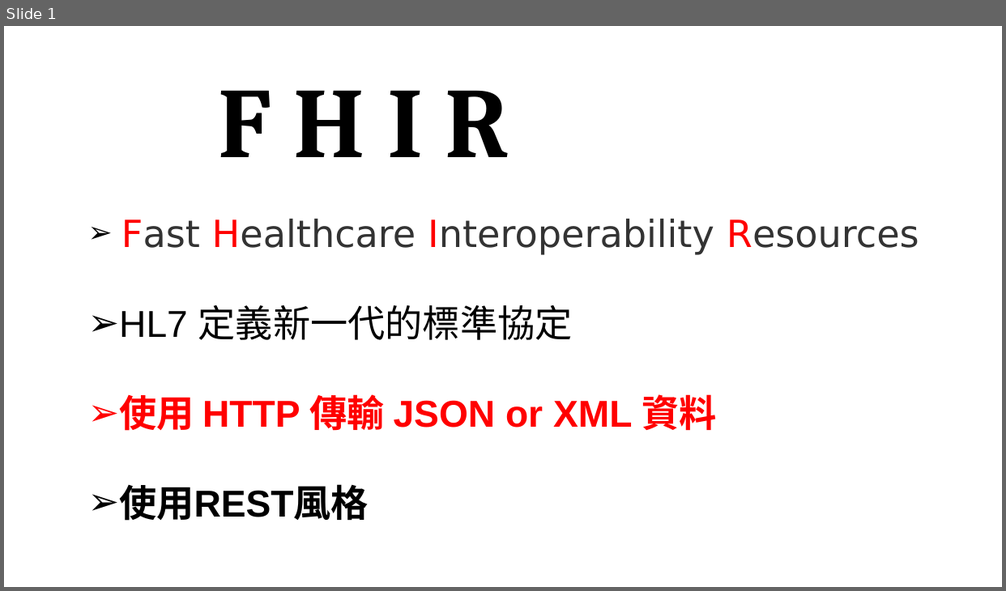
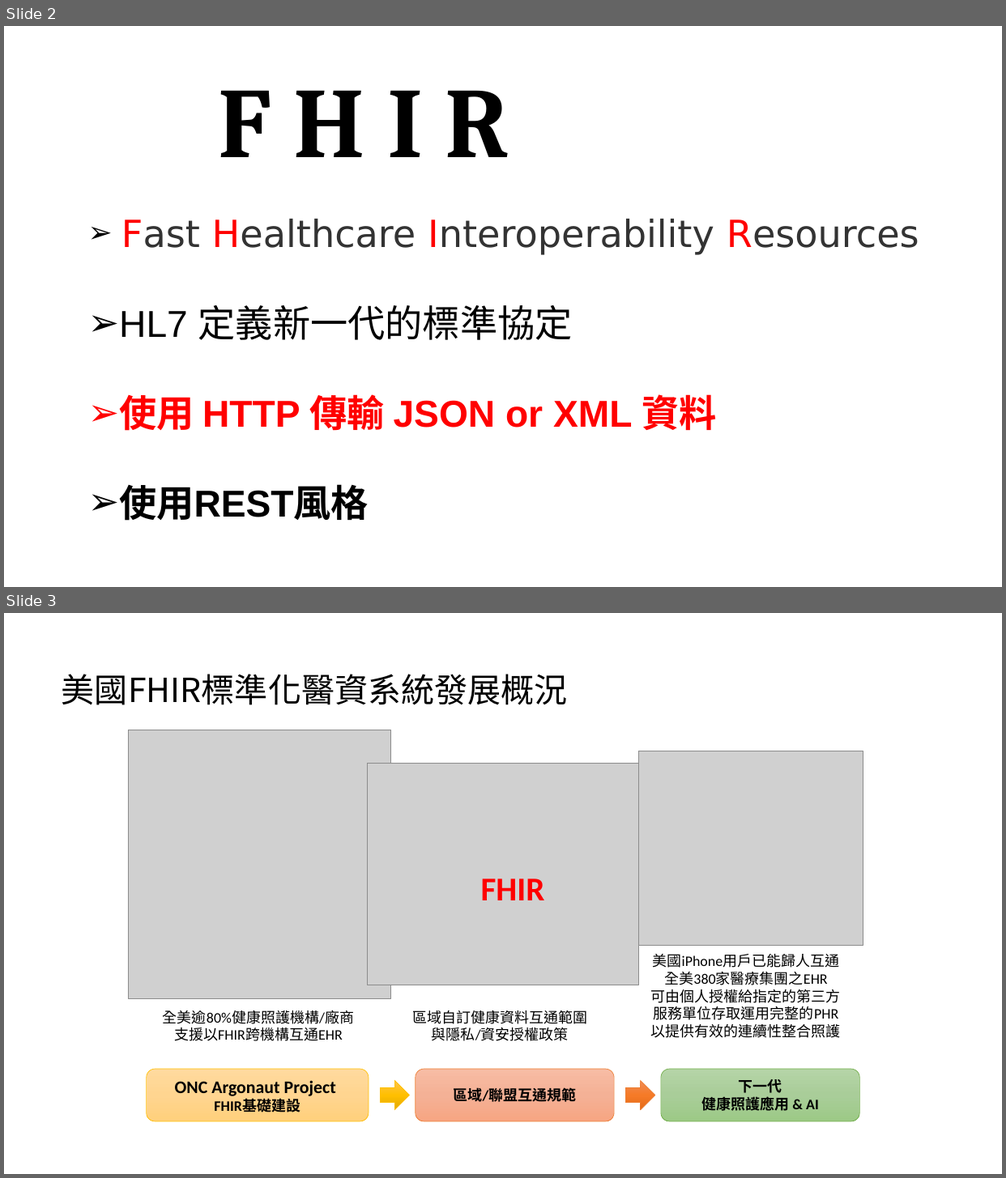
Before and after one commit to mos2718/FHIRspec, a slide deck: Spec/FHIR introduction.pptx. Shown one above the other, each under a label of ours: slide 1 before the commit, slides 2 and 3 after it. The pictures are 1006x591 and 1006x1178 pixels, drawn with LibreOffice and Linux fonts; fonts in the diff are those of the drawing; grey boxes stand for pictures. Boxes give left, top, right and bottom in pixels: in the first picture for what was removed or moved away, otherwise in the second. Text is boxed around its words. In the diff, an @@ line names an element or a change of style, - is before the commit and + after.

```diff
--- a/Spec/FHIR introduction.pptx
+++ b/Spec/FHIR introduction.pptx
@@ slide 3 added at (4,613,1002,1174), background #FFFFFF @@
@@ title added at (62,674,568,705), 32 pt, text #000000 @@
+美國FHIR標準化醫資系統發展概況
@@ picture added at (129,730,391,999) @@
@@ picture added at (639,752,863,946) @@
@@ picture added at (368,764,640,986) @@
@@ text added at (481,879,545,901), 32 pt, text #FF0000, bold @@
+FHIR
@@ text added at (651,954,841,1038), 14 pt, text #000000 @@
+美國iPhone用戶已能歸人互通
+全美380家醫療集團之EHR
+可由個人授權給指定的第三方
+服務單位存取運用完整的PHR
+以提供有效的連續性整合照護
@@ text added at (163,1010,354,1041), 14 pt, text #000000 @@
+全美逾80%健康照護機構/廠商
+支援以FHIR跨機構互通EHR
@@ text added at (412,1011,587,1041), 14 pt, text #000000 @@
+區域自訂健康資料互通範圍
+與隱私/資安授權政策
@@ rounded rectangle added at (147,1069,368,1122), fill gradient #FFDB9E to #FFD590 to #FFD07C, outline #FFC000 0.5 pt, 17 pt, text #000000, bold @@
+ONC Argonaut Project
+FHIR基礎建設
@@ rounded rectangle added at (415,1069,614,1122), fill gradient #F7BDA5 to #F5B196 to #F8A582, outline #ED7D31 0.5 pt, 14 pt, text #000000, bold @@
+區域/聯盟互通規範
@@ rounded rectangle added at (661,1069,860,1122), fill gradient #B5D5A7 to #AACE9A to #9CC987, outline #70AD47 0.5 pt, 14 pt, text #000000, bold @@
+下一代
+健康照護應用 & AI
@@ right arrow added at (381,1081,410,1110), fill gradient #FFC64B to #FFC000 to #E3AB00, outline #FFC000 0.5 pt @@
@@ right arrow added at (626,1081,655,1110), fill gradient #F18C57 to #F67B28 to #E56C19, outline #ED7D31 0.5 pt @@
@@ what was slide 1 is now slide 2 @@
```
Also in this commit, not shown: 1 slide changed, 2 other slides added, 6 slides removed.
